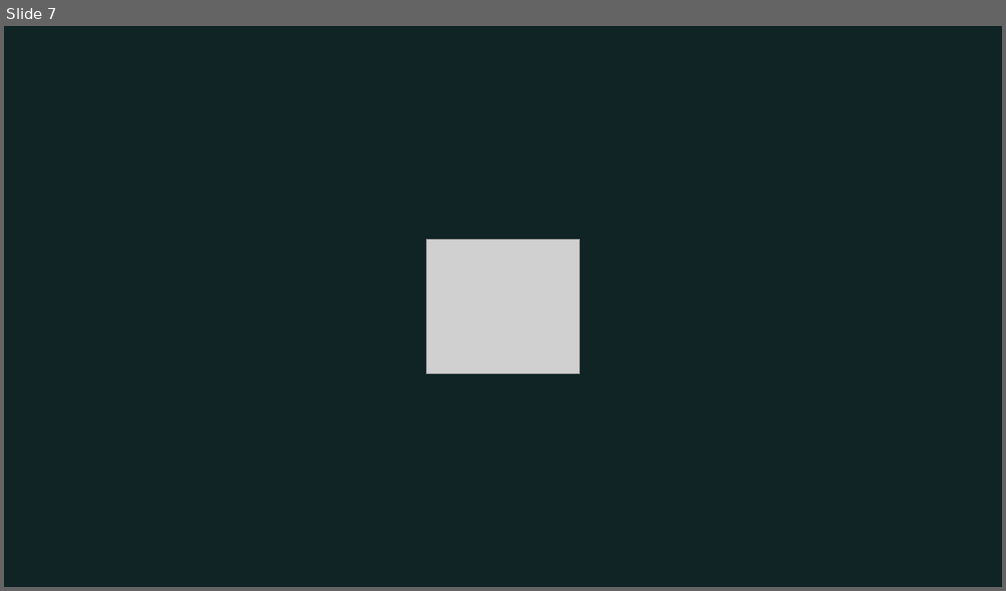
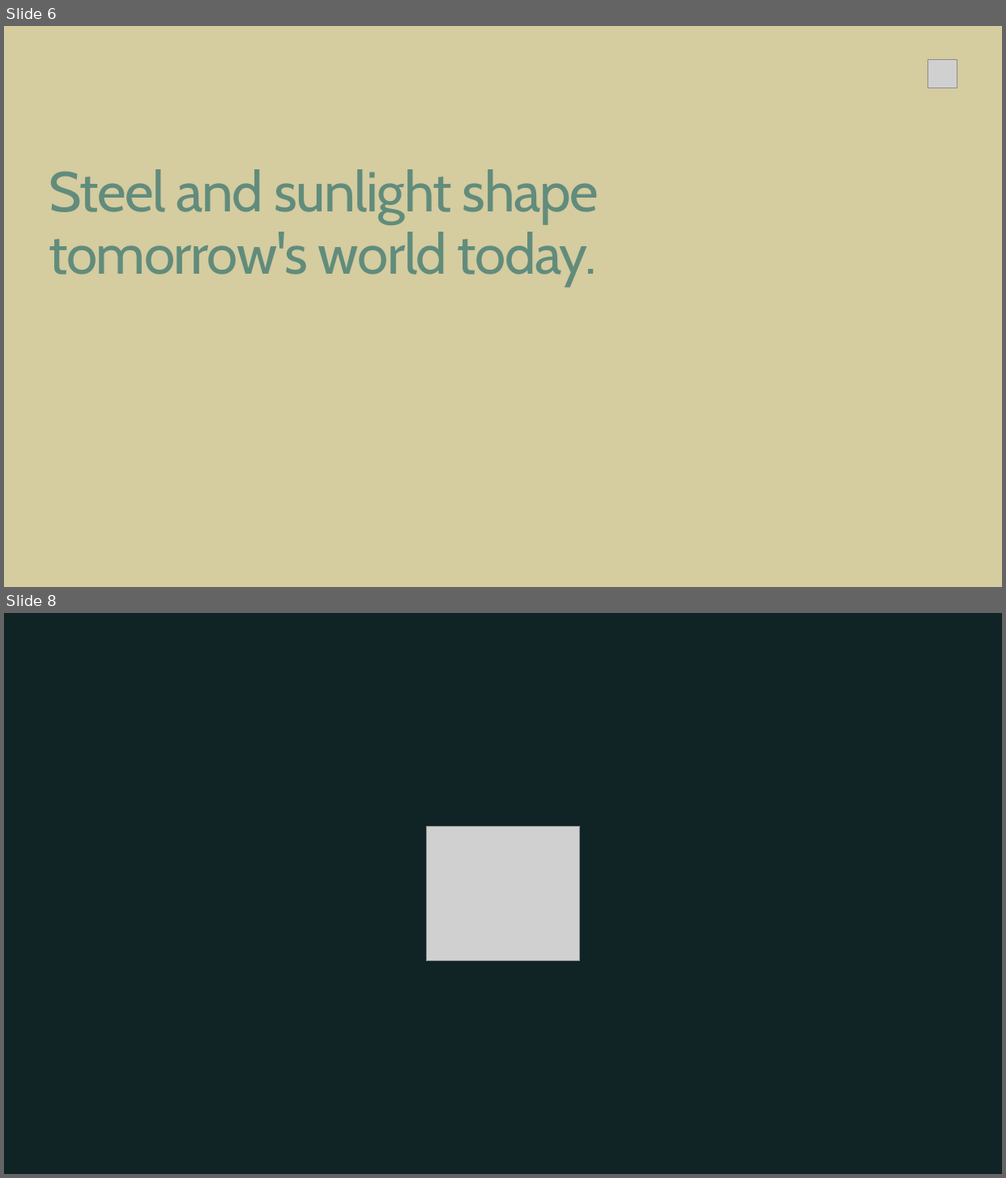
Before and after one commit to sfield079/ocean-brand-system, a slide deck: output/pptx/ocean-layout-catalog.pptx. Shown one above the other, each under a label of ours: slide 7 before the commit, slides 6 and 8 after it; the slides between them are not shown. The pictures are 1006x591 and 1006x1178 pixels, drawn with LibreOffice and Linux fonts; fonts in the diff are those of the drawing; grey boxes stand for pictures; background and template pictures are left out. Boxes give left, top, right and bottom in pixels: in the first picture for what was removed or moved away, otherwise in the second. Text is boxed around its words. In the diff, an @@ line names an element or a change of style, - is before the commit and + after.

Commit message:
Combined notices, image SOP with environments, pairing tiers and priority pairings
- Footers show classification and status together (Confidential · Draft · Do not use) on decks, proposals, reports and every contract page; per-slide stricter status
- Environment backgrounds can use any Part 6 photo source (Ocean project, stock, AI); dividers accept project photos
- Pairing tiers (text, large, display, tonal) enforced; usage map for all 30 pairings in tokens and decisions.md Part 12
- Olive + Honeydew, Sage + Sprig and Sprig + Crimson placed in the recipes and catalog; pull-quote layout; soft environment maps for display pairings

```diff
--- a/output/pptx/ocean-layout-catalog.pptx
+++ b/output/pptx/ocean-layout-catalog.pptx
@@ slide 6 added at bbox=[4, 26, 1002, 587], background picture (left out) @@
@@ picture added at bbox=[928, 59, 957, 88] @@
@@ text added at bbox=[49, 169, 599, 287], 54 pt, text #618C7C @@
+Steel and sunlight shape
+tomorrow's world today.
@@ what was slide 7 is now slide 8 @@
```
Also in this commit, not shown: 6 slides changed, 50 other files.
